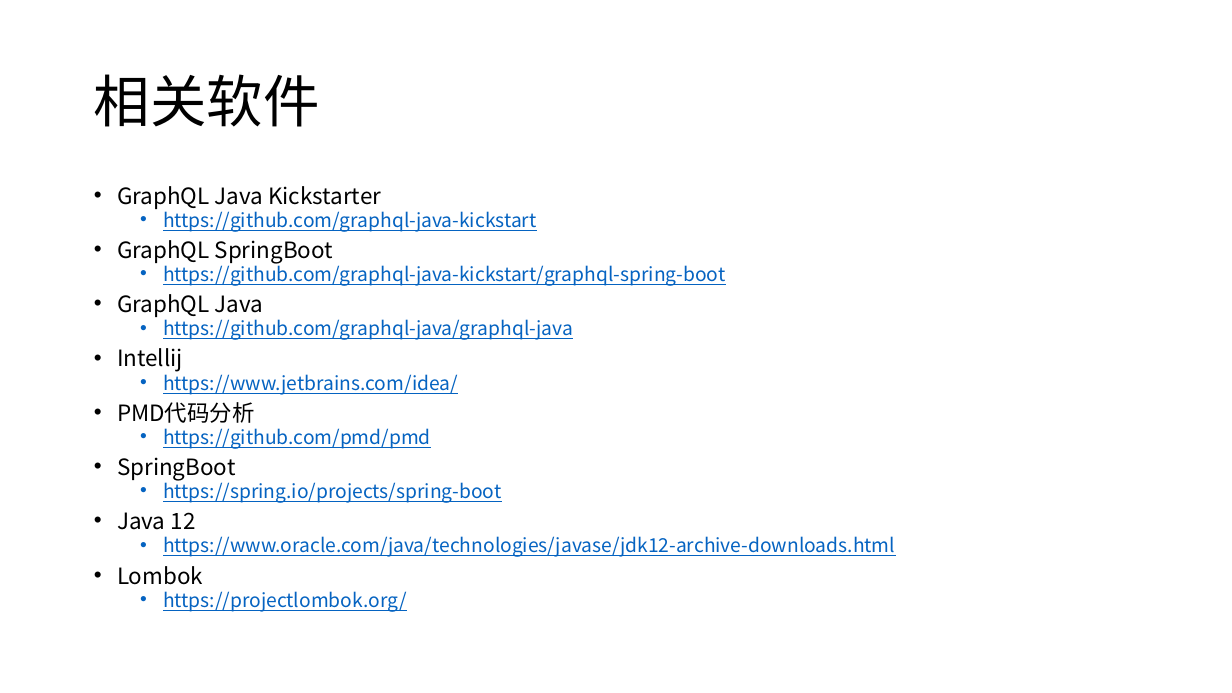
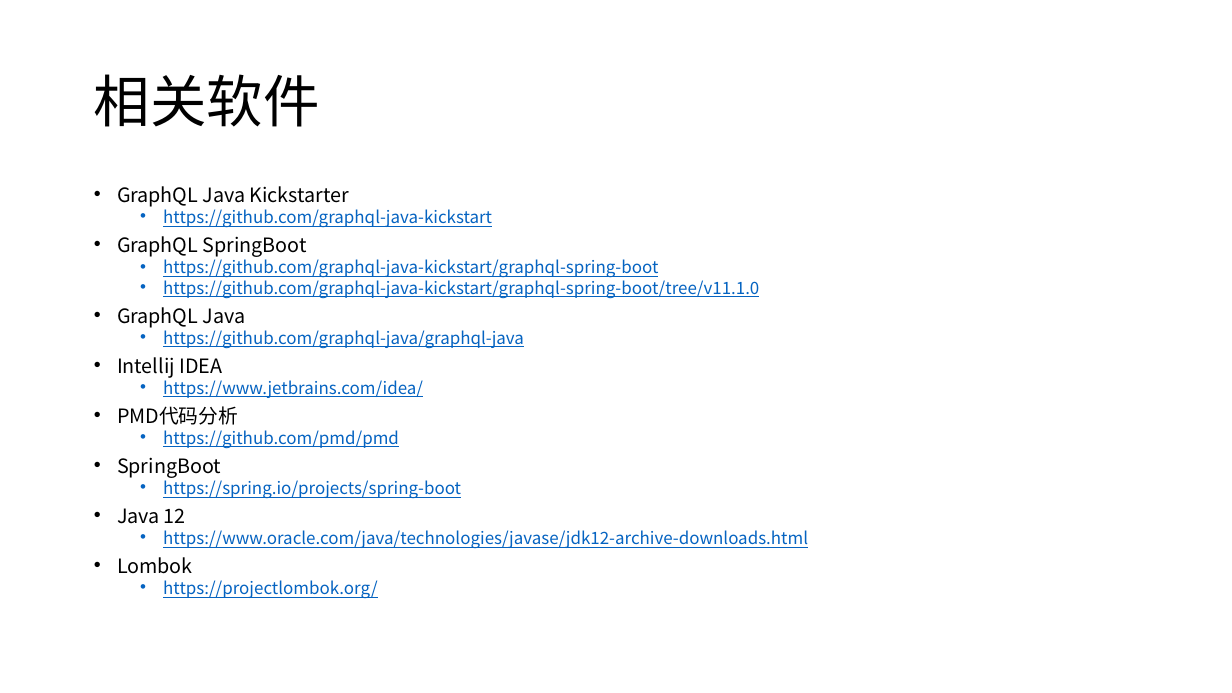
Before and after one commit to RelaxBin/learn-graphql-springboot, a slide deck: slide 4 of docs/sec01.pptx. Drawn at 1232x693 pixels with LibreOffice and Linux fonts; fonts in the diff are those of the drawing; background and template pictures are left out. Boxes give left, top, right and bottom in pixels: in the first picture for what was removed or moved away, otherwise in the second. Text is boxed around its words. In the diff, an @@ line names an element or a change of style, - is before the commit and + after.

```diff
--- a/docs/sec01.pptx
+++ b/docs/sec01.pptx
@@ text at box(117, 186, 808, 599): size 17.5 to 15.4 pt in "GraphQL Java Kickstarter", "GraphQL SpringBoot", "GraphQL Java", "PMD代码分析" and 3 more places; size 15 to 13.2 pt in "https://github.com/graphql-java-kickstart", "https://github.com/graphql-java-kickstart/graphql-spring-boo ...", "https://github.com/graphql-java/graphql-java", "https://www.jetbrains.com/idea/" and 4 more places @@
@@ text at box(163, 276, 759, 299): paragraph added @@
+  • https://github.com/graphql-java-kickstart/graphql-spring-boot/tree/v11.1.0
@@ text at box(117, 357, 222, 378): text changed; size 17.5 to 15.4 pt @@
-• Intellij
+• Intellij IDEA
```
Also in this commit, not shown: 1 other slide changed, 1 slide added, 7 other files.
